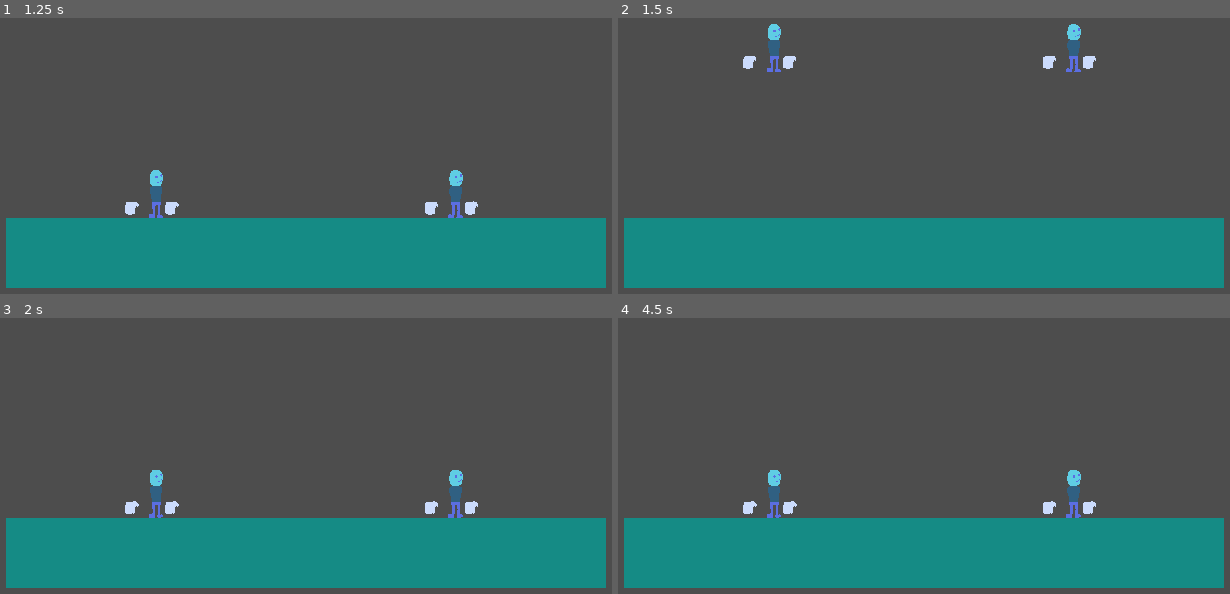
Above: before the commit, frames 1-4 (two rows, left to right).
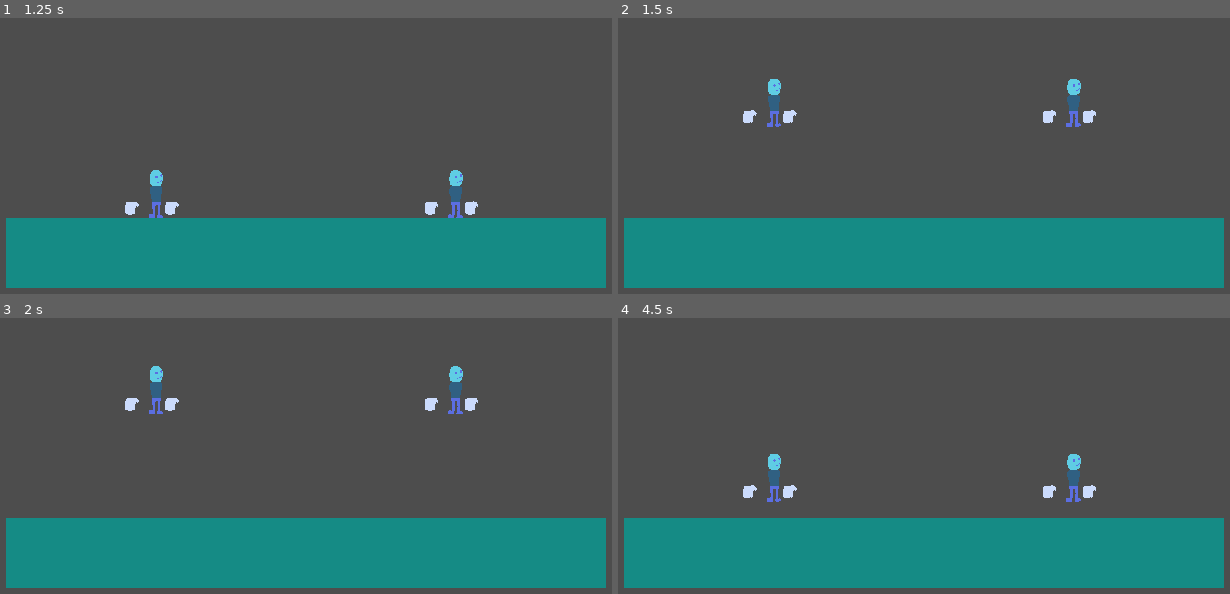
Above: after the commit, the same moments.

Repository: CodeGurke/Working-Title
Game: Godot game, scene res://main.tscn
The game is run twice, just before and just after one commit, with the same random seed, the same clock (stepped at 60 frames per second) and the same inputs.
Inputs:
- Up to frame 1 (1.25 s): tap Enter at 0.5 s
- Up to frame 2 (1.5 s): tap Space at 1.25 s
- Up to frame 3 (2 s): no input
- Up to frame 4 (4.5 s): tap Enter at 2.75 s; tap Space at 3.5 s

Frame 1 is identical in both runs. In frame 2, 1.8% of the frame differs, in the area x 20-79%, y 2-40%; in frame 3, 1.8%, in the area x 20-79%, y 17-73%; in frame 4, 1.4%.

Commit message:
An Schwerkraft gearbeitet

Diff:
--- a/working-title/project.godot
+++ b/working-title/project.godot
@@ -13,6 +13,7 @@
 config/name="Working Title"
 run/main_scene="res://main.tscn"
 config/features=PackedStringArray("4.4", "Forward Plus")
+boot_splash/show_image=false
 config/icon="res://icon.svg"
 
 [autoload]
@@ -110,7 +111,7 @@
 
 [physics]
 
-2d/default_gravity=100.0
+2d/default_gravity=2000.0
 
 [rendering]
 
--- a/working-title/scripts/player/character.gd
+++ b/working-title/scripts/player/character.gd
@@ -16,12 +16,12 @@
 
 # holds the player characters stats
 var speed : int = 500
-var jump_force : int = -2000
-var gravity : int = ProjectSettings.get_setting("physics/2d/default_gravity")
+var jump_force : int = -1000
 
 # TODO set this via the gamemanager
 # hitboxes dont interact with hurtboxes of the same team affiliation
 var team : int = 0
+
 
 # this function is called by the player script to build the players character
 func build_body() -> void:
@@ -66,7 +66,8 @@
 
 # movement code
 func _physics_process(delta) -> void:
-	player.velocity.y += gravity
+	if not player.is_on_floor():
+		player.velocity.y += ProjectSettings.get_setting("physics/2d/default_gravity") * delta
 	player.move_and_slide()
 
 # is processed every frame
Not shown: 1 places in working-title/scenes/bodies/body.tscn that only renumber resources
Not shown: 1 places in working-title/scenes/hands/hand.tscn that only renumber resources
Not shown: 1 places in working-title/scenes/heads/head.tscn that only renumber resources
Not shown: 1 places in working-title/scenes/legs/legs_standart.tscn that only renumber resources
Not shown: 1 places in working-title/scenes/legs/legs_test.tscn that only renumber resources
